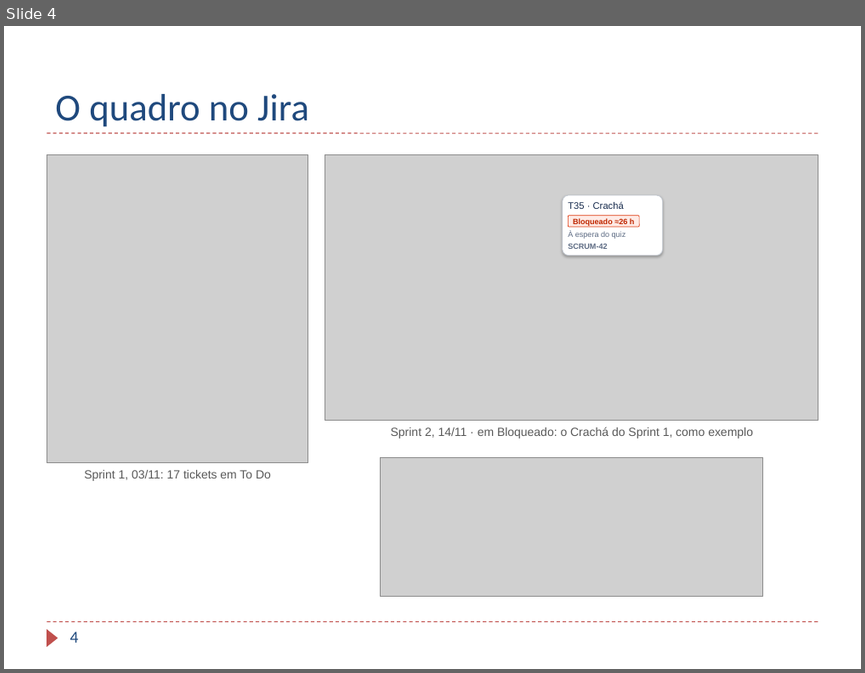
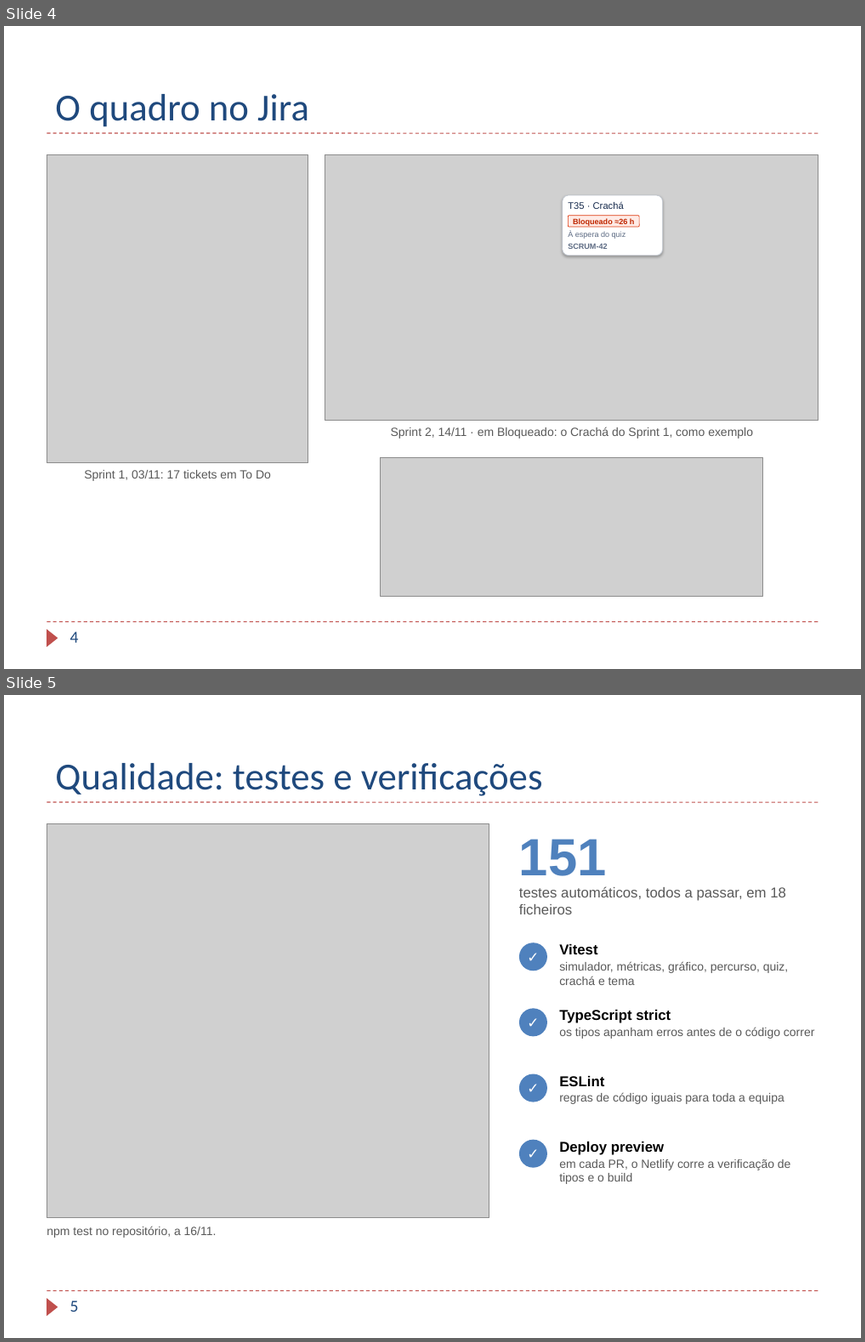
Before and after one commit to TaniaBmGuedes/MDS-TP4, a slide deck: entrega/07_Apresentacao_Final.pptx. Shown one above the other, each under a label of ours: slide 4 before the commit, slides 4 and 5 after it. The pictures are 865x673 and 865x1342 pixels, drawn with LibreOffice and Linux fonts; fonts in the diff are those of the drawing; grey boxes stand for pictures; background and template pictures are left out. Boxes give left, top, right and bottom in pixels: in the first picture for what was removed or moved away, otherwise in the second. Text is boxed around its words. In the diff, an @@ line names an element or a change of style, - is before the commit and + after.

Commit message:
Apresentação: slide de qualidade (151 testes, tipos, ESLint e deploy preview) em vez do exemplo do PR

```diff
--- a/entrega/07_Apresentacao_Final.pptx
+++ b/entrega/07_Apresentacao_Final.pptx
@@ slide 5 added at (4,695,861,1338), background #FFFFFF; not listed: 3 template elements that a slide beside it also shows @@
@@ title added at (55,763,543,796), 32 pt, text #1F497D @@
+Qualidade: testes e verificações
@@ picture added at (46,823,489,1218) @@
@@ text added at (519,839,607,876), 44 pt, text #4F81BD, bold @@
+151
@@ text added at (519,886,786,914), 12 pt, text #595959 @@
+testes automáticos, todos a passar, em 18 ficheiros
@@ ellipse added at (519,942,547,971), fill #4F81BD, 12 pt, text #FFFFFF, bold @@
+✓
@@ text added at (559,944,789,985), 10 pt, text #595959 @@
+Vitest
+simulador, métricas, gráfico, percurso, quiz, crachá e tema
@@ ellipse added at (519,1008,547,1036), fill #4F81BD, 12 pt, text #FFFFFF, bold @@
+✓
@@ text added at (559,1009,814,1038), 10 pt, text #595959 @@
+TypeScript strict
+os tipos apanham erros antes de o código correr
@@ ellipse added at (519,1074,547,1102), fill #4F81BD, 12 pt, text #FFFFFF, bold @@
+✓
@@ text added at (559,1076,784,1104), 10 pt, text #595959 @@
+ESLint
+regras de código iguais para toda a equipa
@@ ellipse added at (519,1140,547,1168), fill #4F81BD, 12 pt, text #FFFFFF, bold @@
+✓
@@ text added at (559,1141,791,1184), 10 pt, text #595959 @@
+Deploy preview
+em cada PR, o Netlify corre a verificação de tipos e o build
@@ text added at (46,1225,216,1237), 10 pt, text #595959 @@
+npm test no repositório, a 16/11.
@@ page number added at (70,1300,79,1311), 14 pt, text #1F497D @@
+5
```
Also in this commit, not shown: 2 slides changed, 1 slide removed.
